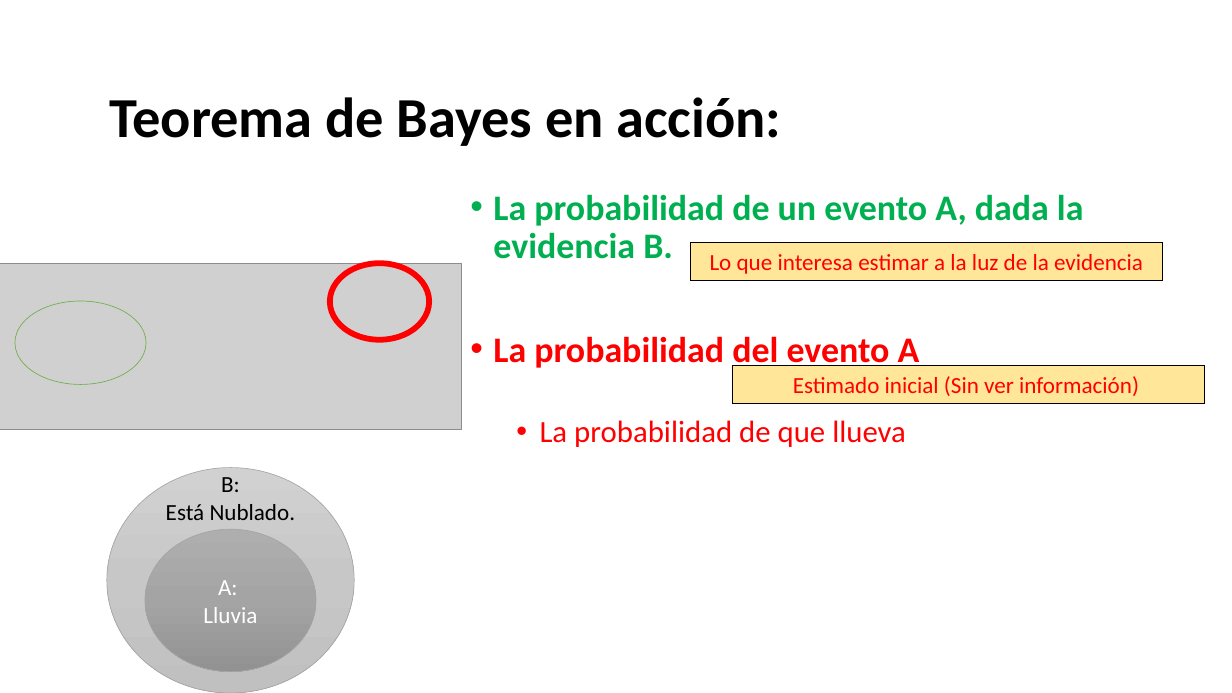
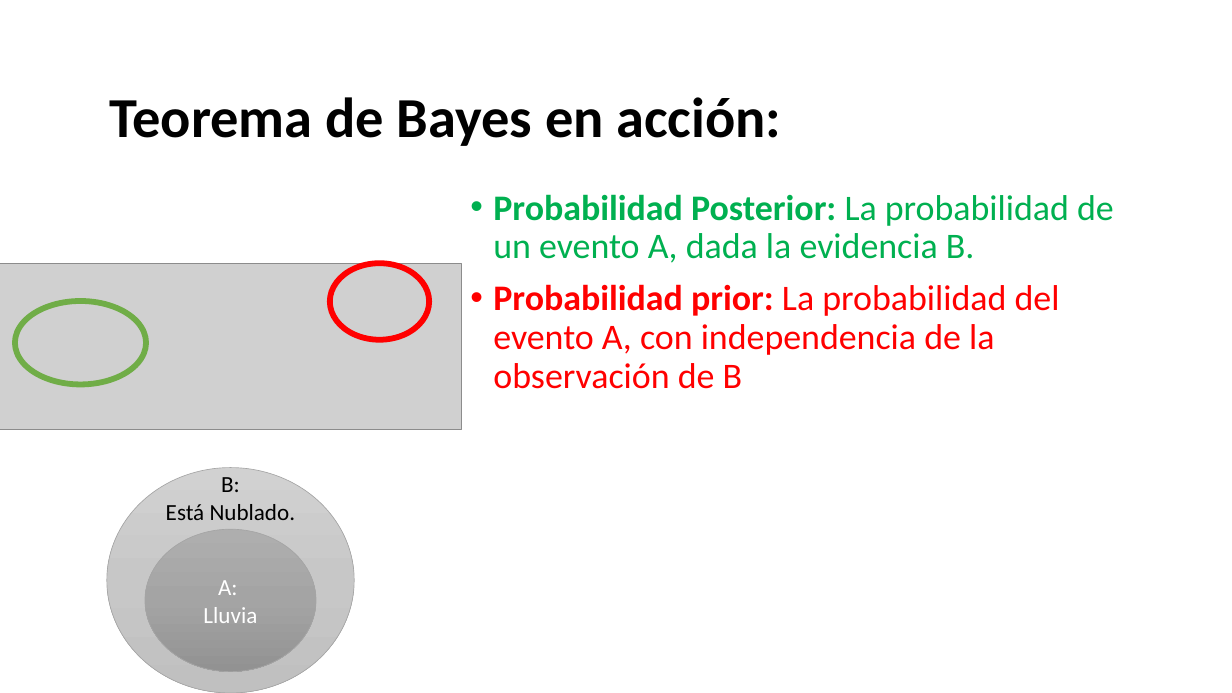
Before and after one commit to Adrifelcha/afchavez-019, a slide deck: slide 61 of JeanPiaget/2019-2020/Cuarentena/Sexto - Clases Remotas/AMC2020_InferenciaProbabilistica-1.pptx (slide 29 before the commit). Drawn at 1232x693 pixels with LibreOffice and Linux fonts; fonts in the diff are those of the drawing; grey boxes stand for pictures. Boxes give left, top, right and bottom in pixels: in the first picture for what was removed or moved away, otherwise in the second. Text is boxed around its words. In the diff, an @@ line names an element or a change of style, - is before the commit and + after.

```diff
--- a/JeanPiaget/2019-2020/Cuarentena/Sexto - Clases Remotas/AMC2020_InferenciaProbabilistica-1.pptx
+++ b/JeanPiaget/2019-2020/Cuarentena/Sexto - Clases Remotas/AMC2020_InferenciaProbabilistica-1.pptx
@@ text at (x1=493, y1=194, x2=1114, y2=389): text changed; bold off @@
-• La probabilidad de un evento A, dada la evidencia B.
-• La probabilidad del evento A
-  • La probabilidad de que llueva
+• Probabilidad Posterior: La probabilidad de un evento A, dada la evidencia B.
+• Probabilidad prior: La probabilidad del evento A, con independencia de la observación de B
@@ rectangle removed at (x1=690, y1=243, x2=1163, y2=280) @@
-Lo que interesa estimar a la luz de la evidencia
@@ ellipse at (x1=15, y1=301, x2=146, y2=384): outline #70AD47 0.5 pt to #70AD47 4.5 pt @@
@@ rectangle removed at (x1=733, y1=366, x2=1205, y2=403) @@
-Estimado inicial (Sin ver información)
```
Also in this commit, not shown: 12 other slides changed, 69 slides added, 8 slides removed, 16 other files.
